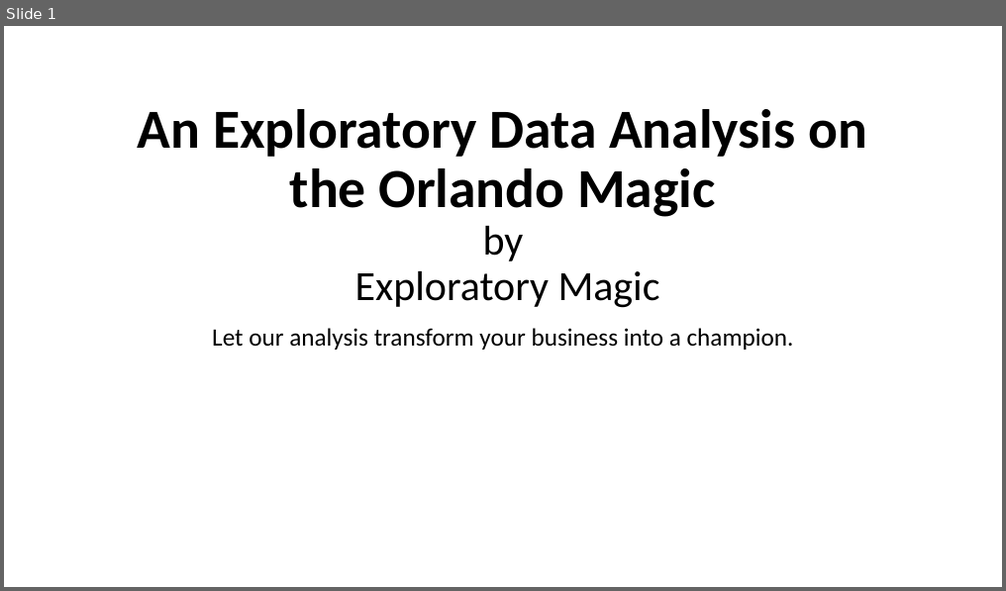
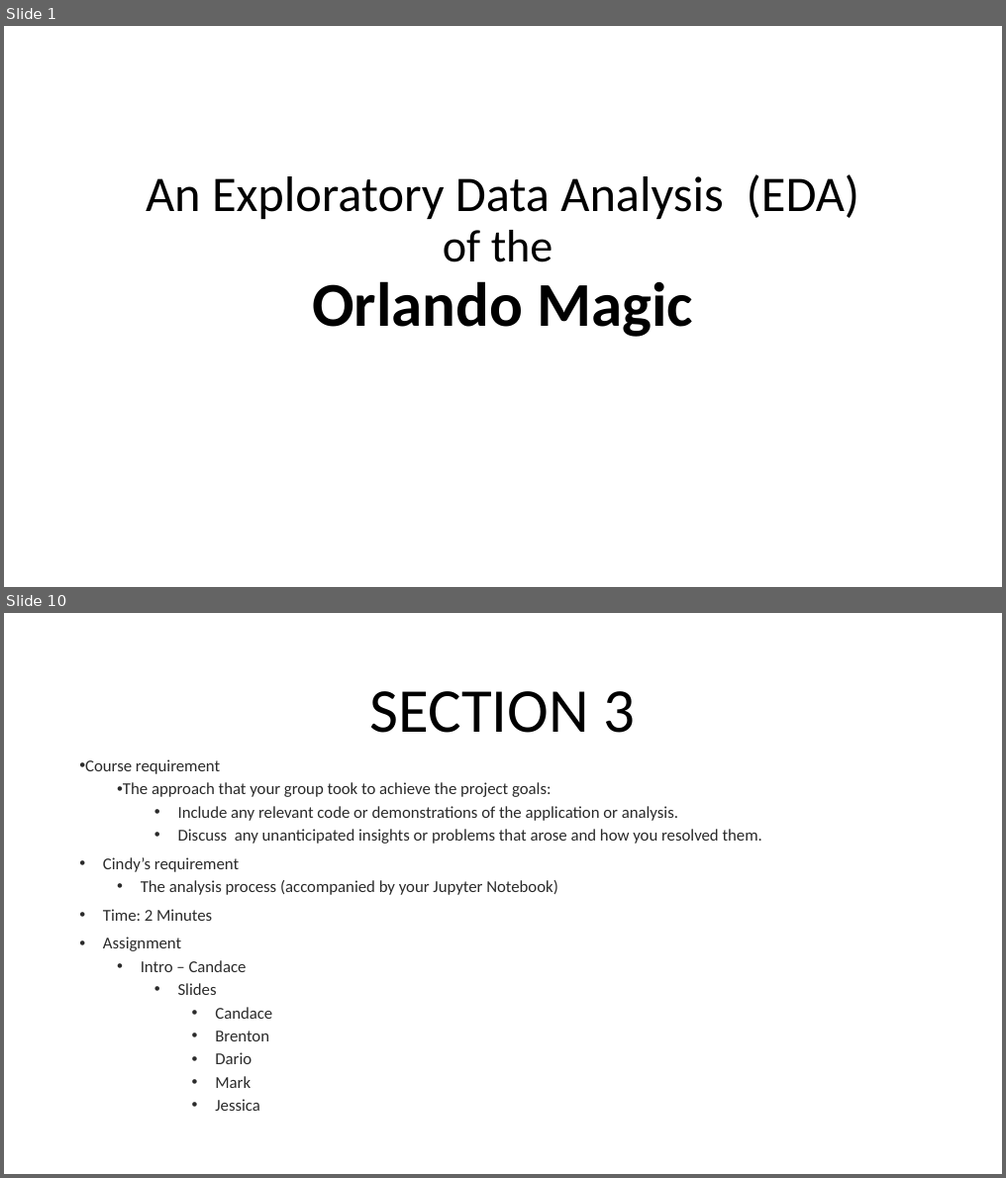
Before and after one commit to CandaceDoesData/Group_Project_1, a slide deck: mm_Group3_Project_1_Presentation.pptx. Shown one above the other, each under a label of ours: slide 1 before the commit, slides 1 and 10 after it; the slides between them are not shown. The pictures are 1006x591 and 1006x1178 pixels, drawn with LibreOffice and Linux fonts; fonts in the diff are those of the drawing. Boxes give left, top, right and bottom in pixels: in the first picture for what was removed or moved away, otherwise in the second. Text is boxed around its words. In the diff, an @@ line names an element or a change of style, - is before the commit and + after.

```diff
--- a/mm_Group3_Project_1_Presentation.pptx
+++ b/mm_Group3_Project_1_Presentation.pptx
@@ slide 10 added at (4, 613, 1002, 1174), background #FFFFFF @@
@@ title added at (369, 691, 635, 733), 60 pt, text #000000 @@
+SECTION 3
@@ text added at (85, 760, 762, 1111), 16 pt, text #2B2B2B @@
+• Course requirement
+  • The approach that your group took to achieve the project goals:
+    • Include any relevant code or demonstrations of the application or analysis.
+    • Discuss any unanticipated insights or problems that arose and how you resolved them.
+• Cindy’s requirement
+  • The analysis process (accompanied by your Jupyter Notebook)
+• Time: 2 Minutes
+• Assignment
+  • Intro – Candace
+    • Slides
+      • Candace
+      • Brenton
+      • Dario
+      • Mark
+      • Jessica
@@ slide 1 changed as well @@
@@ title "An Exploratory Data Analysis (EDA) ..." at (146, 174, 860, 337): vertical alignment bottom to middle @@
@@ title at (146, 174, 860, 337): text changed; size 53 to 48 pt; bold off @@
-An Exploratory Data Analysis on the Orlando Magic
-by
-Exploratory Magic
+An Exploratory Data Analysis (EDA)
+of the
+Orlando Magic
@@ subtitle removed at (212, 328, 794, 350) @@
-Let our analysis transform your business into a champion.
```
Also in this commit, not shown: 29 other slides added, 3 slides removed.
